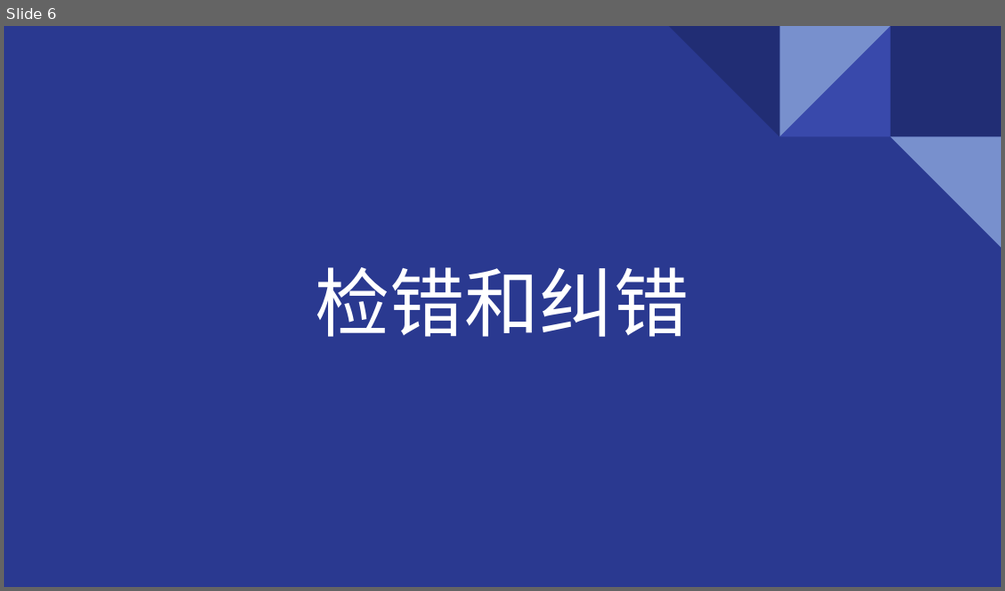
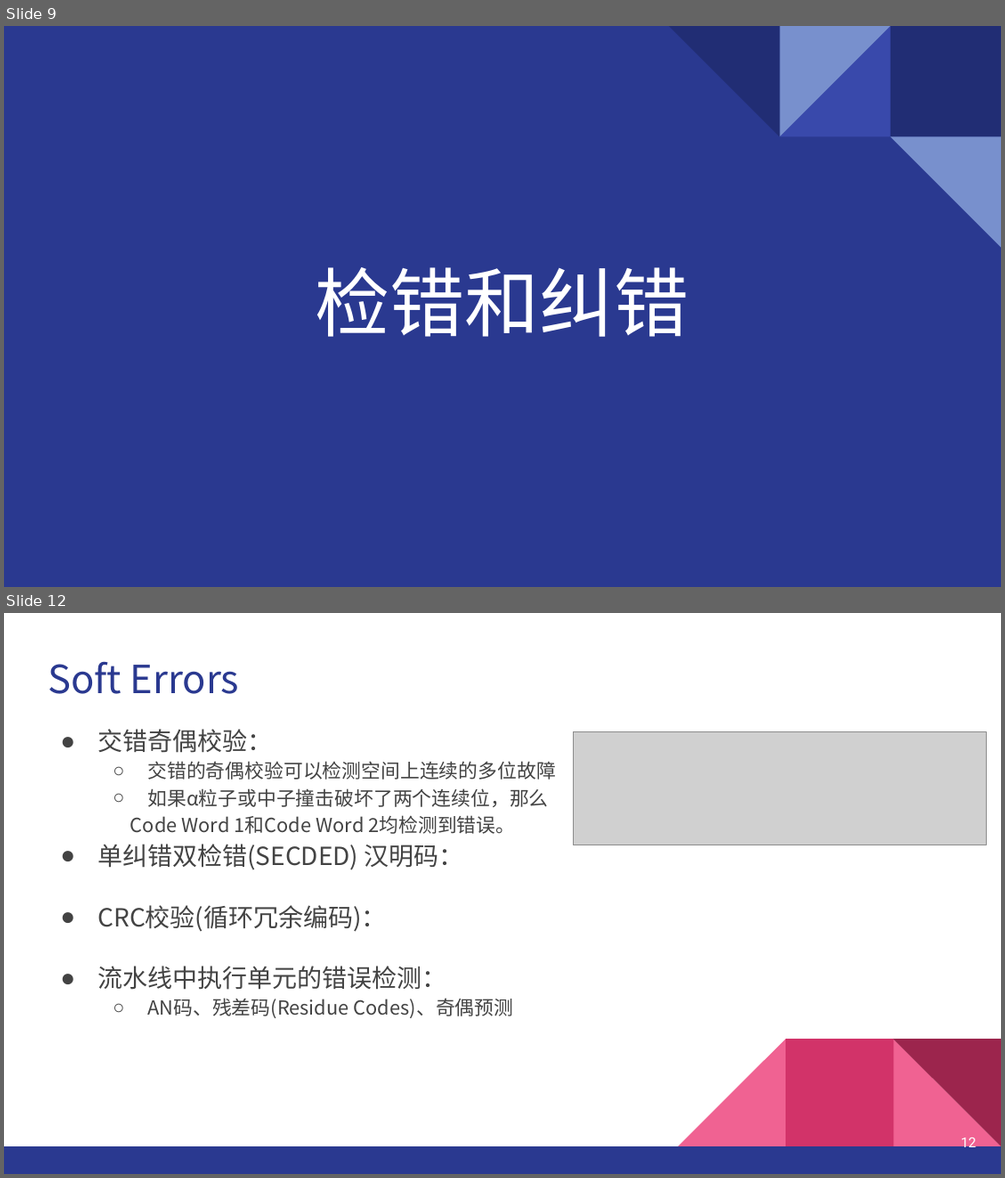
Before and after one commit to GentleBreezeBlow/R4_doc, a slide deck: Report/1-Soft Errors.pptx. Shown one above the other, each under a label of ours: slide 6 before the commit, slides 9 and 12 after it; the slides between them are not shown. The pictures are 1005x591 and 1005x1178 pixels, drawn with LibreOffice and Linux fonts; fonts in the diff are those of the drawing; grey boxes stand for pictures. Boxes give left, top, right and bottom in pixels: in the first picture for what was removed or moved away, otherwise in the second. Text is boxed around its words. In the diff, an @@ line names an element or a change of style, - is before the commit and + after.

```diff
--- a/Report/1-Soft Errors.pptx
+++ b/Report/1-Soft Errors.pptx
@@ slide 12 added at (4, 613, 1001, 1174), background #FFFFFF @@
@@ title added at (48, 661, 239, 694), 28 pt, text #2A3990 @@
+Soft Errors
@@ text added at (97, 729, 556, 1018), 14 pt, text #434343 @@
+● 交错奇偶校验：
+  ○ 交错的奇偶校验可以检测空间上连续的多位故障
+  ○ 如果α粒子或中子撞击破坏了两个连续位，那么
+  Code Word 1和Code Word 2均检测到错误。
+● 单纠错双检错(SECDED) 汉明码：
+● CRC校验(循环冗余编码)：
+● 流水线中执行单元的错误检测：
+  ○ AN码、残差码(Residue Codes)、奇偶预测
@@ picture added at (574, 731, 986, 844) @@
@@ group added at (4, 1038, 1001, 1174): 3 right triangles, 2 rectangles @@
@@ page number added at (961, 1137, 976, 1151), 10 pt, text #FFFFFF @@
+12
@@ what was slide 6 is now slide 9 @@
```
Also in this commit, not shown: 1 slide changed, 8 other slides added, 1 other file.
